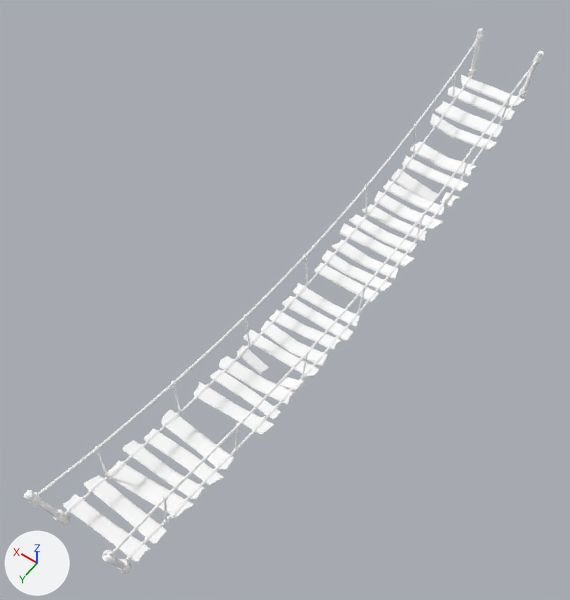
The glTF model public/siege/scifi/jungle_SM_Bld_RopeBridge_01.gltf as it was, and as the next commit left it.
Both versions are drawn from a camera (50 mm lens) standing at (-5.52, 9.67, 12.95) and looking at (0.51, 1.23, -0.32). Lighting does not change. The marker at lower left points along +X, +Y and +Z. The first picture is the older version. Where no turn or scale is listed for an object, it has been applied to the vertices.

The first picture shows 'SM_Bld_RopeBridge_01'.
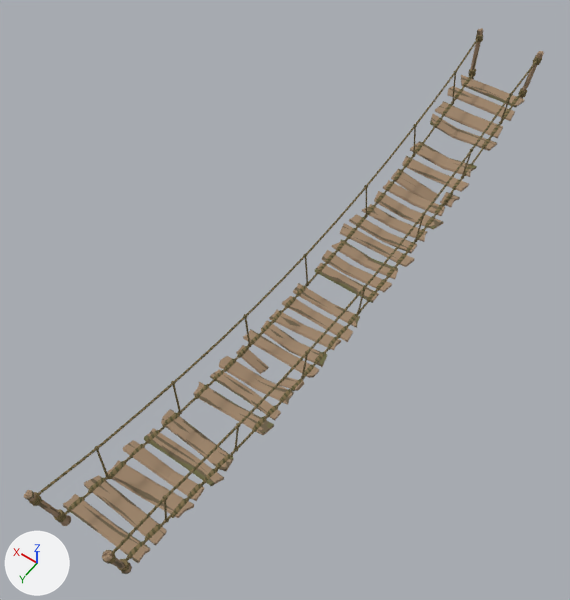
Location of each change, (x1, y1, x2, y2) in pixels of the pictures (570 x 600 px):
```json
{"object": "SM_Bld_RopeBridge_01", "change": "surface changed", "before": [23, 28, 544, 574], "after": [23, 28, 544, 574]}
```

Scene script edits in JSON lines:
```json
{"op": "add", "block": "img_polygonnaturebiomes_tropical_texture_01", "code": ["img_polygonnaturebiomes_tropical_texture_01 = load_image('PolygonNatureBiomes_Tropical_Texture_01', 'PolygonNatureBiomes_Tropical_Texture_01.webp', 4096, 4096, 'sRGB')"]}
{"op": "add", "block": "mat_nature_base_mat", "code": "n3 = _N.new('ShaderNodeMix'); n3.name = 'Mix'"}
{"op": "add", "block": "mat_nature_base_mat", "code": "n3.data_type = 'RGBA'"}
{"op": "add", "block": "mat_nature_base_mat", "code": "n3.blend_type = 'MULTIPLY'"}
{"op": "add", "block": "mat_nature_base_mat", "code": "n3.inputs[0].default_value = 1.0  # 'Factor'"}
{"op": "add", "block": "mat_nature_base_mat", "code": "n4 = _N.new('ShaderNodeTexImage'); n4.name = 'Image Texture'"}
{"op": "add", "block": "mat_nature_base_mat", "code": "n4.image = img_polygonnaturebiomes_tropical_texture_01"}
{"block": "mat_nature_base_mat", "where": "n2 = _N.new('ShaderNodeVertexColor'); n2.name = 'Color Attribute'"}
{"block": "mat_nature_base_mat", "where": "n0 = _N.new('ShaderNodeBsdfPrincipled'); n0.name = 'Principled BSDF'"}
{"op": "remove", "block": "mat_nature_base_mat", "code": "_L.new(n2.outputs[0], n0.inputs[0])  # 'Color' to 'Base Color'"}
{"op": "add", "block": "mat_nature_base_mat", "code": "_L.new(n3.outputs[2], n0.inputs[0])  # 'Result' to 'Base Color'"}
{"op": "add", "block": "mat_nature_base_mat", "code": "_L.new(n2.outputs[0], n3.inputs[7])  # 'Color' to 'B'"}
{"op": "add", "block": "mat_nature_base_mat", "code": "_L.new(n4.outputs[0], n3.inputs[6])  # 'Color' to 'A'"}
```
